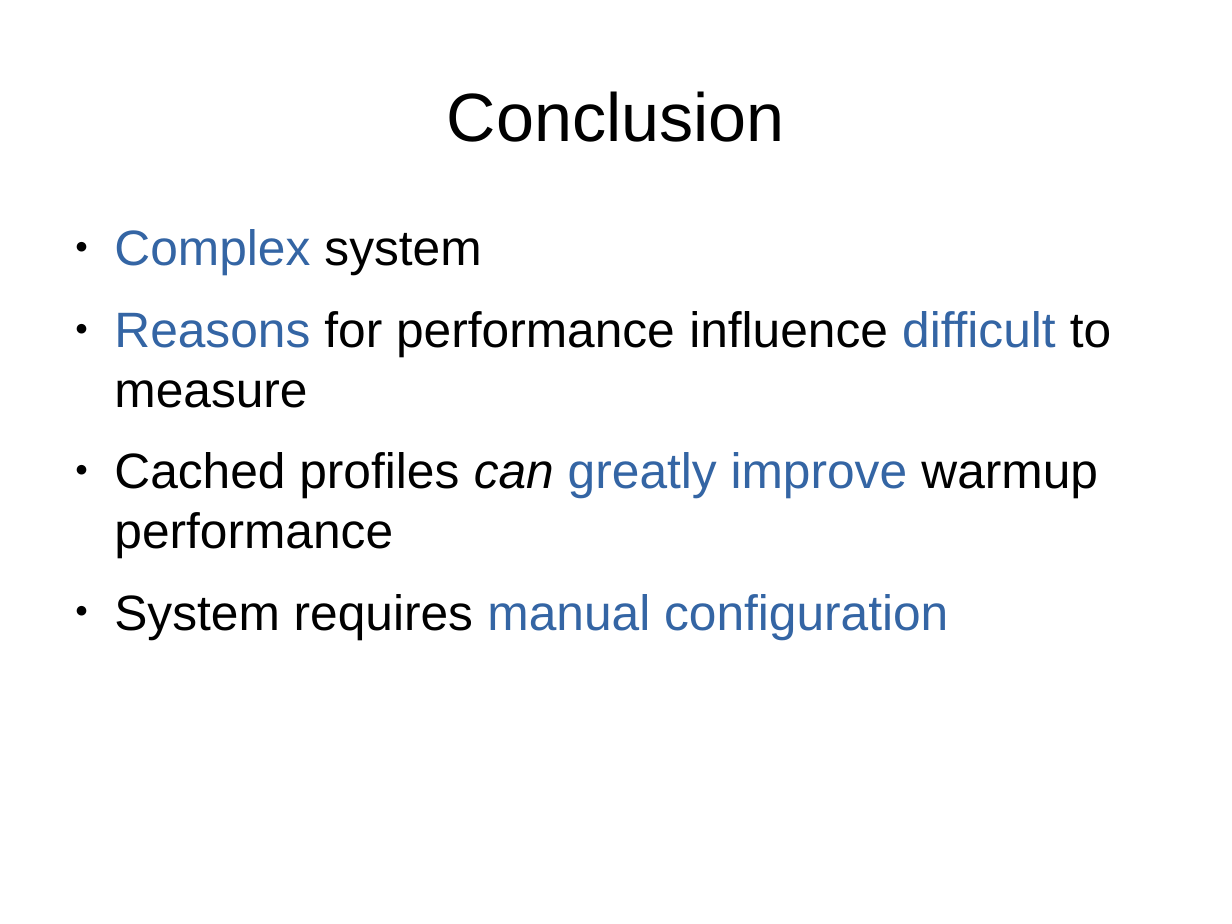
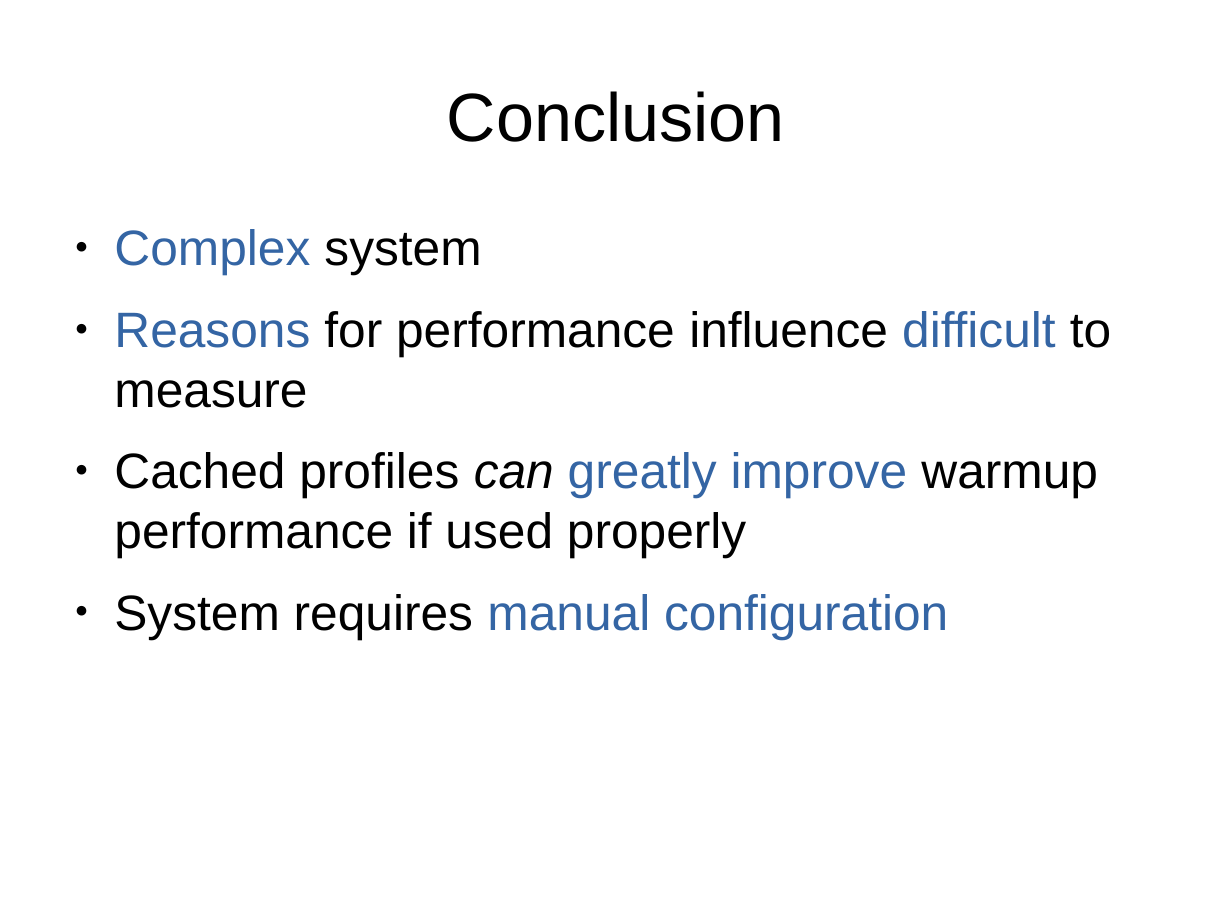
Before and after one commit to mohlerm/hotspot, a slide deck: slide 15 of presentation/profile_caching_mohlerm_presentation.odp (slide 14 before the commit). Drawn at 1232x924 pixels with LibreOffice and Linux fonts; fonts in the diff are those of the drawing. Boxes give left, top, right and bottom in pixels: in the first picture for what was removed or moved away, otherwise in the second. Text is boxed around its words. In the diff, an @@ line names an element or a change of style, - is before the commit and + after.

```diff
--- a/presentation/profile_caching_mohlerm_presentation.odp
+++ b/presentation/profile_caching_mohlerm_presentation.odp
@@ text at <box>114,452,1098,557</box>: text changed @@
-● Cached profiles can greatly improve warmup performance
+● Cached profiles can greatly improve warmup performance if used properly
```
Also in this commit, not shown: 5 other slides changed, 1 slide added, 30 other files.
